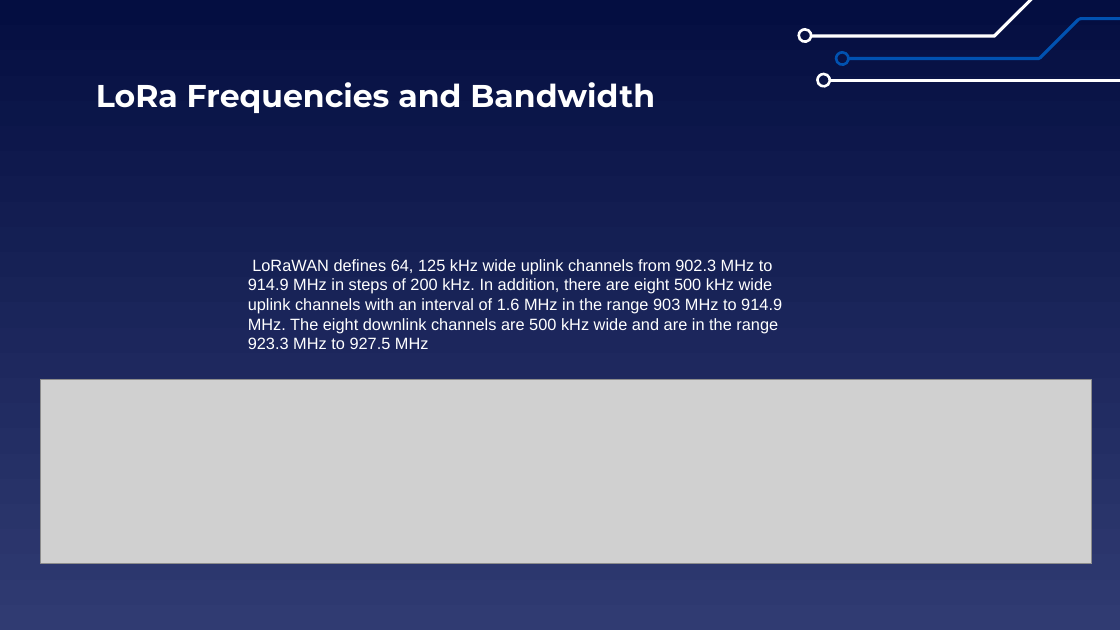
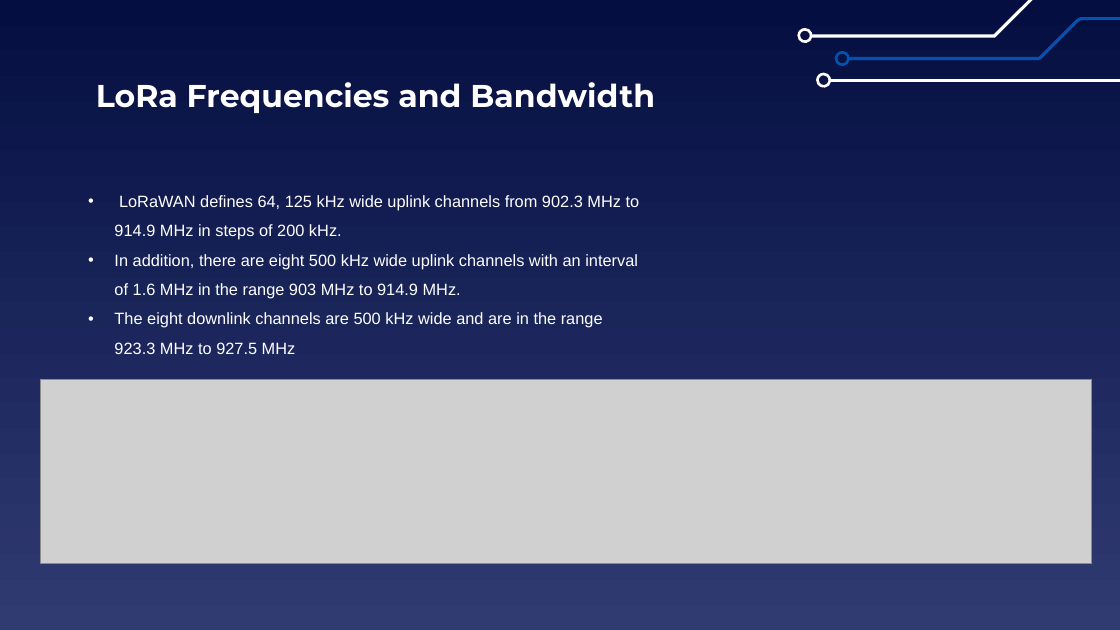
Before and after one commit to EELabMan/LoRa, a slide deck: slide 8 of Lora.pptx. Drawn at 1120x630 pixels with LibreOffice and Linux fonts; fonts in the diff are those of the drawing; grey boxes stand for pictures. Boxes give left, top, right and bottom in pixels: in the first picture for what was removed or moved away, otherwise in the second. Text is boxed around its words. In the diff, an @@ line names an element or a change of style, - is before the commit and + after.

```diff
--- a/Lora.pptx
+++ b/Lora.pptx
@@ text at (114,195,640,354): text changed @@
-LoRaWAN defines 64, 125 kHz wide uplink channels from 902.3 MHz to 914.9 MHz in steps of 200 kHz. In addition, there are eight 500 kHz wide uplink channels with an interval of 1.6 MHz in the range 903 MHz to 914.9 MHz. The eight downlink channels are 500 kHz wide and are in the range 923.3 MHz to 927.5 MHz
+• LoRaWAN defines 64, 125 kHz wide uplink channels from 902.3 MHz to 914.9 MHz in steps of 200 kHz.
+• In addition, there are eight 500 kHz wide uplink channels with an interval of 1.6 MHz in the range 903 MHz to 914.9 MHz.
+• The eight downlink channels are 500 kHz wide and are in the range 923.3 MHz to 927.5 MHz
```
Also in this commit, not shown: 4 other slides changed, 1 slide added.
